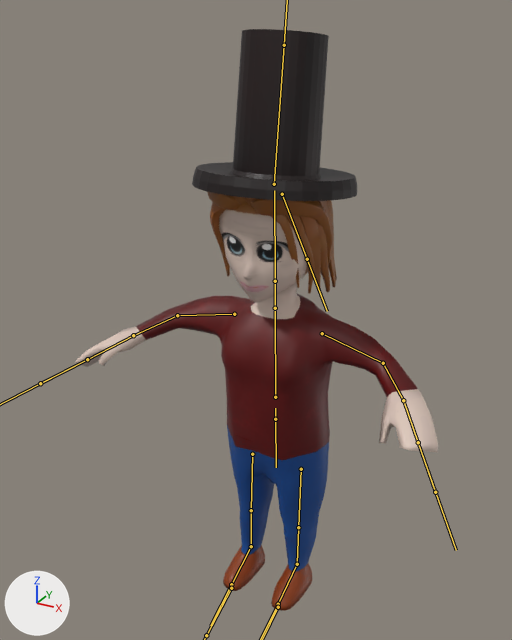
Two versions of the FBX model Assets/MaterialsTextures/headv2.fbx, one commit apart.
Both versions are drawn from a camera (50 mm lens) standing at (6.93, -12.68, 14.28) and looking at (-0.37, 0.59, 7.65). The lights are fixed; the arrows at lower left show +X, +Y and +Z. Both versions are drawn at frame 1 of the action 'Armature|Falling'; the numbers are the values there. The bones that bend it are drawn over the model as lines.
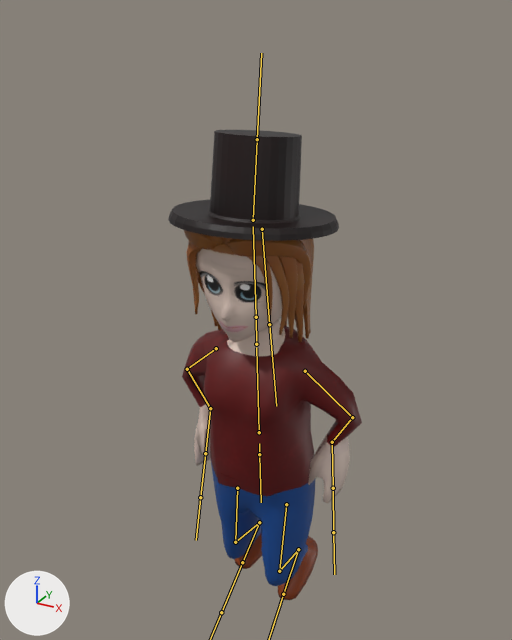
What differs and where, as boxes [x1, y1, x2, y2] in the pictures (512 x 640 px):
```json
{"object": "Cube", "change": "posed", "before": [75, 29, 438, 611], "after": [168, 130, 362, 600], "on screen": "46% narrower, 19% shorter"}
{"bone": "Bauch", "before": "(275, 419) to (275, 408)", "after": "(259, 454) to (259, 443)"}
{"bone": "Oberschenkel.L", "before": "(301, 469) to (298, 527)", "after": "(286, 504) to (279, 571)"}
{"bone": "Schienbein.L", "before": "(298, 527) to (297, 564)", "after": "(279, 571) to (298, 549)"}
{"bone": "Fuss.L", "before": "(297, 564) to (278, 604)", "after": "(298, 549) to (283, 594)"}
{"bone": "Oberschenkel.R", "before": "(252, 454) to (251, 510)", "after": "(237, 488) to (235, 542)"}
{"bone": "Schienbein.R", "before": "(251, 510) to (251, 546)", "after": "(235, 542) to (259, 522)"}
{"bone": "Fuss.R", "before": "(251, 546) to (231, 584)", "after": "(259, 522) to (242, 562)"}
{"bone": "Oberarm.L", "before": "(322, 333) to (383, 363)", "after": "(305, 371) to (352, 417)"}
{"bone": "Unterarm.L", "before": "(383, 363) to (403, 400)", "after": "(352, 417) to (332, 442)"}
{"bone": "Hand.L", "before": "(403, 400) to (418, 442)", "after": "(332, 442) to (333, 488)"}
{"bone": "Hut", "before": "(274, 184) to (284, 45)", "after": "(253, 220) to (257, 139)"}
{"bone": "Haare", "before": "(282, 194) to (307, 259)", "after": "(262, 229) to (269, 324)"}
{"bone": "Oberarm.R", "before": "(234, 314) to (177, 315)", "after": "(216, 348) to (187, 369)"}
{"bone": "Unterarm.R", "before": "(177, 315) to (133, 335)", "after": "(187, 369) to (210, 408)"}
{"bone": "Hand.R", "before": "(133, 335) to (87, 359)", "after": "(210, 408) to (205, 453)"}
```

Scene script edits in JSON lines:
```json
{"block": "bone_bauch", "where": "bone_bauch = bpy.data.objects['Armature'].pose.bones['Bauch']"}
{"op": "set", "path": "bone_bauch.location", "old": "(0.0, 0.0, 0.0)", "new": "(-0.249, -0.155, 0.0)"}
{"op": "set", "path": "bone_bauch.rotation_quaternion", "old": "(1.0, 0.0, 0.0, 0.0)", "new": "(1.0, 0.0, 0.0, 0.009)", "note": "degrees (0, 0, 0) -> degrees (0, 0, 1)"}
{"block": "bone_oberschenkel_l", "where": "bone_oberschenkel_l = bpy.data.objects['Armature'].pose.bones['Oberschenkel.L']  # child of 'Huefte'"}
{"op": "set", "path": "bone_oberschenkel_l.rotation_quaternion", "old": "(1.0, -0.005, 0.001, -0.01)", "new": "(0.992, 0.015, 0.003, -0.122)", "note": "degrees (-1, 0, -1) -> degrees (2, 1, -14)"}
{"block": "bone_schienbein_l", "where": "bone_schienbein_l = bpy.data.objects['Armature'].pose.bones['Schienbein.L']  # child of 'Oberschenkel.L'"}
{"op": "set", "path": "bone_schienbein_l.rotation_quaternion", "old": "(0.996, 0.011, 0.0, -0.085)", "new": "(0.762, -0.03, -0.005, 0.647)", "note": "degrees (1, 0, -10) -> degrees (-3, 2, 81)"}
{"block": "bone_fuss_l", "where": "bone_fuss_l = bpy.data.objects['Armature'].pose.bones['Fuss.L']  # child of 'Schienbein.L'"}
{"op": "set", "path": "bone_fuss_l.rotation_quaternion", "old": "(0.996, 0.006, 0.005, -0.085)", "new": "(0.926, -0.042, 0.032, 0.375)", "note": "degrees (1, 1, -10) -> degrees (-3, 5, 44)"}
{"block": "bone_oberschenkel_r", "where": "bone_oberschenkel_r = bpy.data.objects['Armature'].pose.bones['Oberschenkel.R']  # child of 'Huefte'"}
{"op": "set", "path": "bone_oberschenkel_r.rotation_quaternion", "old": "(1.0, 0.006, -0.001, -0.01)", "new": "(1.0, -0.016, -0.006, -0.001)", "note": "degrees (1, 0, -1) -> degrees (-2, -1, 0)"}
{"block": "bone_schienbein_r", "where": "bone_schienbein_r = bpy.data.objects['Armature'].pose.bones['Schienbein.R']  # child of 'Oberschenkel.R'"}
{"op": "set", "path": "bone_schienbein_r.rotation_quaternion", "old": "(0.996, -0.011, 0.0, -0.085)", "new": "(0.82, 0.043, 0.002, 0.57)", "note": "degrees (-1, 0, -10) -> degrees (4, -3, 69)"}
{"block": "bone_fuss_r", "where": "bone_fuss_r = bpy.data.objects['Armature'].pose.bones['Fuss.R']  # child of 'Schienbein.R'"}
{"op": "set", "path": "bone_fuss_r.rotation_quaternion", "old": "(0.996, 0.02, -0.005, -0.083)", "new": "(0.863, -0.102, -0.044, 0.492)", "note": "degrees (2, 0, -9) -> degrees (-13, 1, 59)"}
{"block": "bone_oberarm_l", "where": "bone_oberarm_l = bpy.data.objects['Armature'].pose.bones['Oberarm.L']  # child of 'Brustkorb'"}
{"op": "set", "path": "bone_oberarm_l.rotation_quaternion", "old": "(0.986, -0.119, 0.022, 0.118)", "new": "(0.987, -0.117, 0.048, -0.099)", "note": "degrees (-13, 4, 13) -> degrees (-14, 4, -12)"}
{"block": "bone_unterarm_l", "where": "bone_unterarm_l = bpy.data.objects['Armature'].pose.bones['Unterarm.L']  # child of 'Oberarm.L'"}
{"op": "set", "path": "bone_unterarm_l.rotation_quaternion", "old": "(0.873, -0.049, 0.037, 0.484)", "new": "(0.808, 0.587, 0.056, 0.007)", "note": "degrees (-3, 6, 58) -> degrees (72, 5, 4)"}
{"block": "bone_hand_l", "where": "bone_hand_l = bpy.data.objects['Armature'].pose.bones['Hand.L']  # child of 'Unterarm.L'"}
{"op": "set", "path": "bone_hand_l.rotation_quaternion", "old": "(0.995, 0.082, -0.025, 0.058)", "new": "(0.972, -0.182, 0.101, 0.105)", "note": "degrees (9, -3, 6) -> degrees (-20, 14, 10)"}
{"block": "bone_hut", "where": "bone_hut = bpy.data.objects['Armature'].pose.bones['Hut']  # child of 'Kopf'"}
{"op": "set", "path": "bone_hut.scale", "old": "(1.02, 1.72, 1.0)", "new": "(1.0, 1.0, 1.0)"}
{"block": "bone_haare", "where": "bone_haare = bpy.data.objects['Armature'].pose.bones['Haare']  # child of 'Kopf'"}
{"op": "set", "path": "bone_haare.rotation_quaternion", "old": "(0.97, -0.135, -0.001, 0.201)", "new": "(1.0, 0.0, 0.0, 0.0)", "note": "degrees (-15, 3, 23) -> degrees (0, 0, 0)"}
{"block": "bone_oberarm_r", "where": "bone_oberarm_r = bpy.data.objects['Armature'].pose.bones['Oberarm.R']  # child of 'Brustkorb'"}
{"op": "set", "path": "bone_oberarm_r.rotation_quaternion", "old": "(0.971, 0.132, 0.069, -0.188)", "new": "(0.988, -0.154, 0.0, 0.03)", "note": "degrees (14, 11, -21) -> degrees (-18, 0, 3)"}
{"block": "bone_unterarm_r", "where": "bone_unterarm_r = bpy.data.objects['Armature'].pose.bones['Unterarm.R']  # child of 'Oberarm.R'"}
{"op": "set", "path": "bone_unterarm_r.rotation_quaternion", "old": "(0.954, -0.192, 0.046, 0.228)", "new": "(0.785, -0.619, -0.007, -0.028)", "note": "degrees (-20, 10, 25) -> degrees (-77, -3, -2)"}
{"block": "bone_hand_r", "where": "bone_hand_r = bpy.data.objects['Armature'].pose.bones['Hand.R']  # child of 'Unterarm.R'"}
{"op": "set", "path": "bone_hand_r.rotation_quaternion", "old": "(0.985, -0.111, 0.098, -0.084)", "new": "(0.978, 0.048, -0.046, 0.198)", "note": "degrees (-14, 10, -11) -> degrees (4, -6, 23)"}
```
